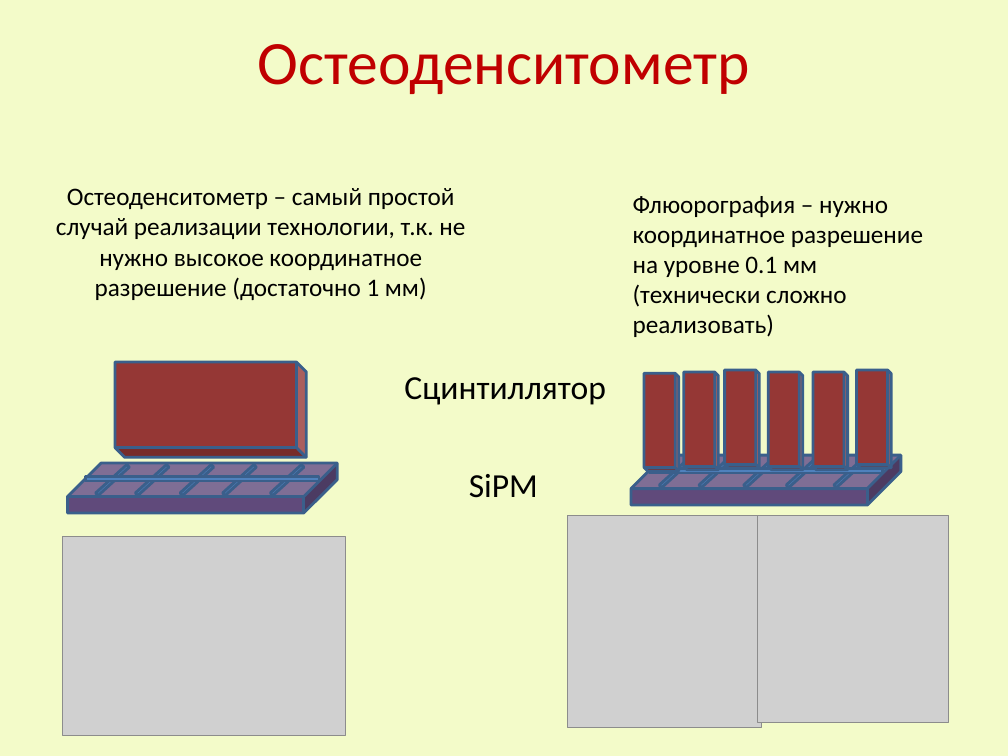
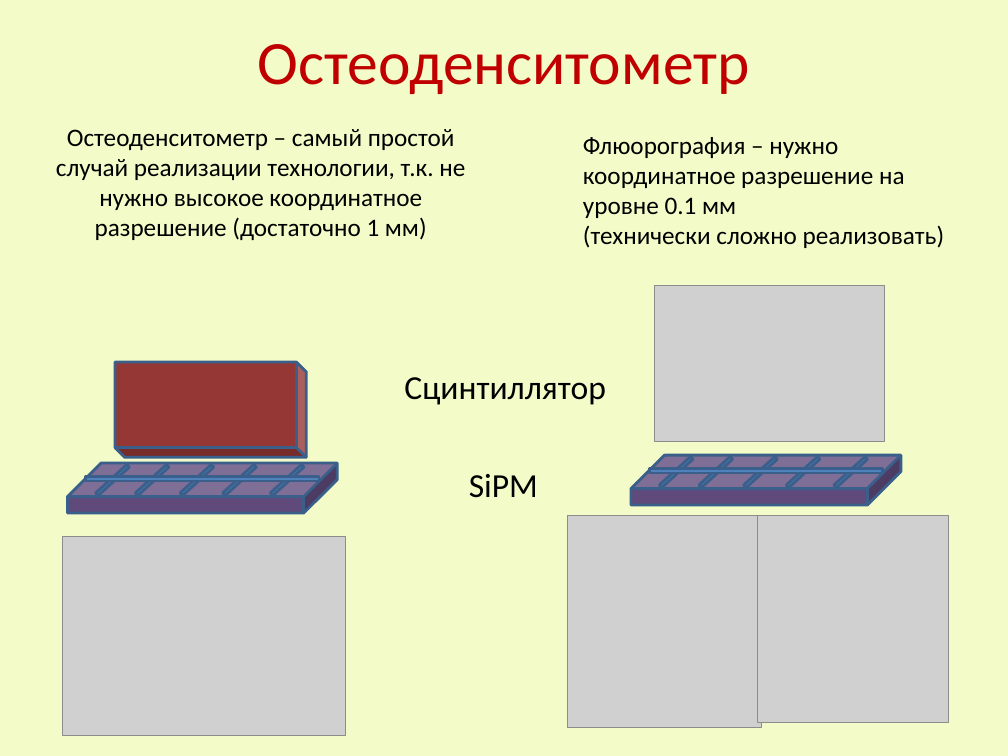
Before and after one commit to Vlad-ole/Presentations, a slide deck: slide 10 of March_2015/Oleynikov_.pptx. Drawn at 1008x756 pixels with LibreOffice and Linux fonts; fonts in the diff are those of the drawing; grey boxes stand for pictures. Boxes give left, top, right and bottom in pixels: in the first picture for what was removed or moved away, otherwise in the second. Text is boxed around its words. In the diff, an @@ line names an element or a change of style, - is before the commit and + after.

```diff
--- a/March_2015/Oleynikov_.pptx
+++ b/March_2015/Oleynikov_.pptx
@@ text "Остеоденситометр – самый простой случай ...": place and size @@
-text "Остеоденситометр – самый простой случай ..." at [56, 188, 465, 300]
+text "Остеоденситометр – самый простой случай ..." at [56, 129, 465, 240]
@@ text "Флюорография – нужно координатное разрешение ..." rewrapped from [633, 196, 923, 337] to [583, 137, 944, 248] @@
@@ picture added at [655, 285, 885, 442] @@
@@ cube removed at [645, 373, 679, 471] @@
@@ cube removed at [684, 371, 718, 469] @@
@@ cube removed at [725, 369, 760, 467] @@
@@ cube removed at [769, 371, 803, 469] @@
@@ cube removed at [813, 371, 847, 469] @@
@@ cube removed at [856, 369, 891, 467] @@
```
Also in this commit, not shown: 4 other slides changed.
